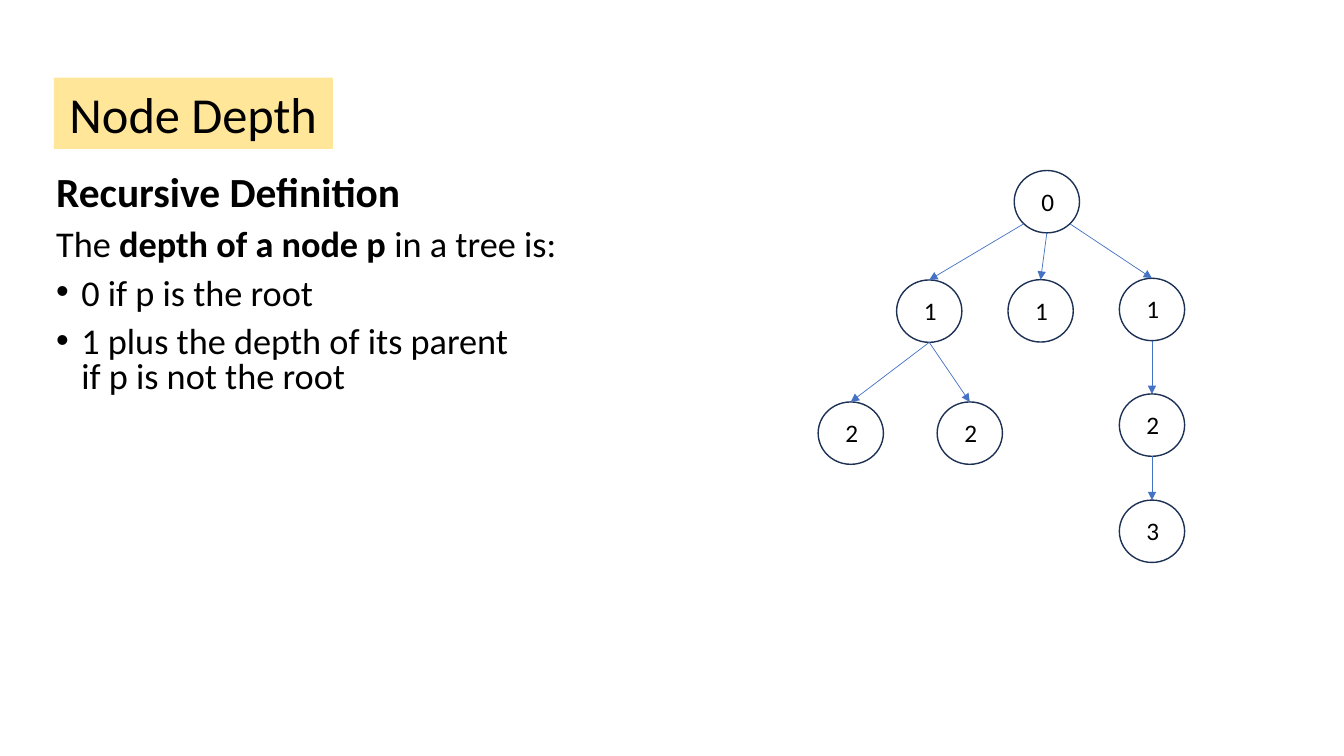
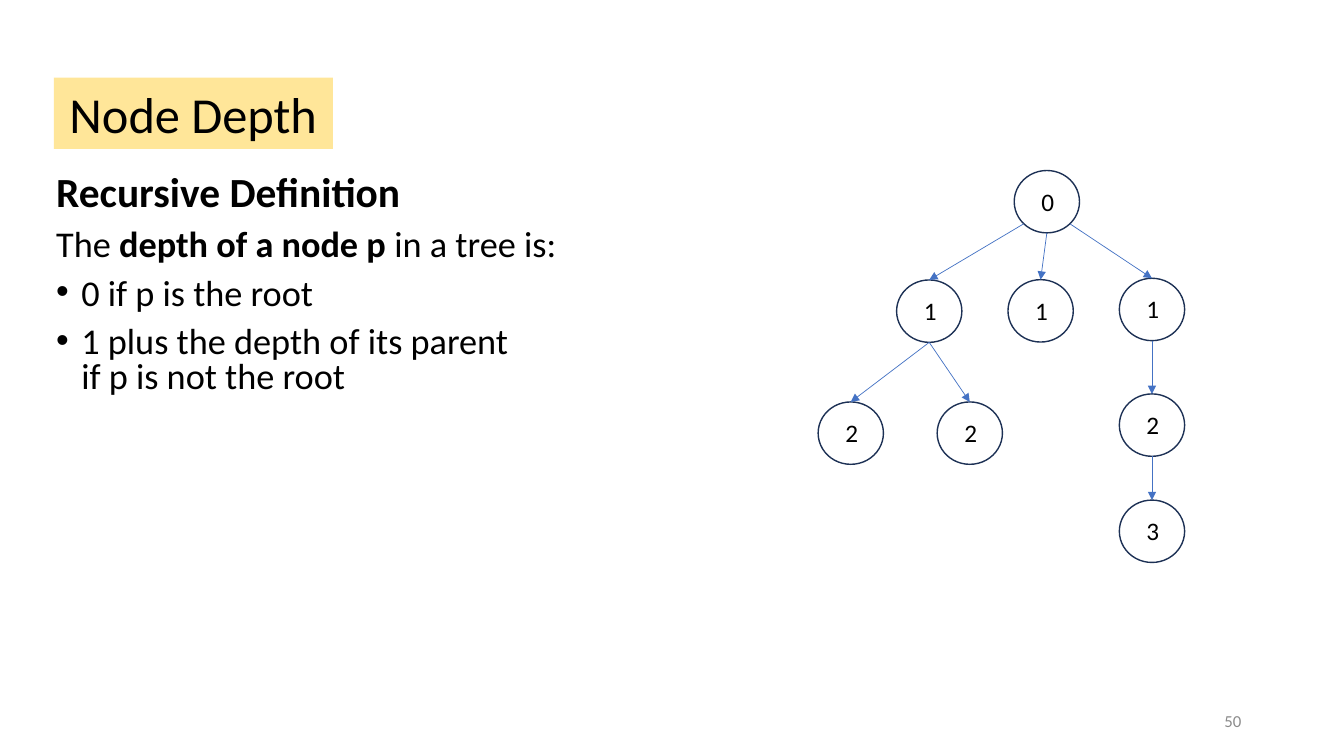
Before and after one commit to tjd1234/cmpt225summer2023, a slide deck: slide 50 of lecture_notes/week5/week5_trees.pptx. Drawn at 1344x756 pixels with LibreOffice and Linux fonts; fonts in the diff are those of the drawing. Boxes give left, top, right and bottom in pixels: in the first picture for what was removed or moved away, otherwise in the second. Text is boxed around its words. In the diff, an @@ line names an element or a change of style, - is before the commit and + after.

Commit message:
updated

```diff
--- a/lecture_notes/week5/week5_trees.pptx
+++ b/lecture_notes/week5/week5_trees.pptx
@@ page number added at bbox=[1224, 716, 1241, 727], 12 pt, text #8C8C8C @@
+50
```
Also in this commit, not shown: 85 other slides changed.
